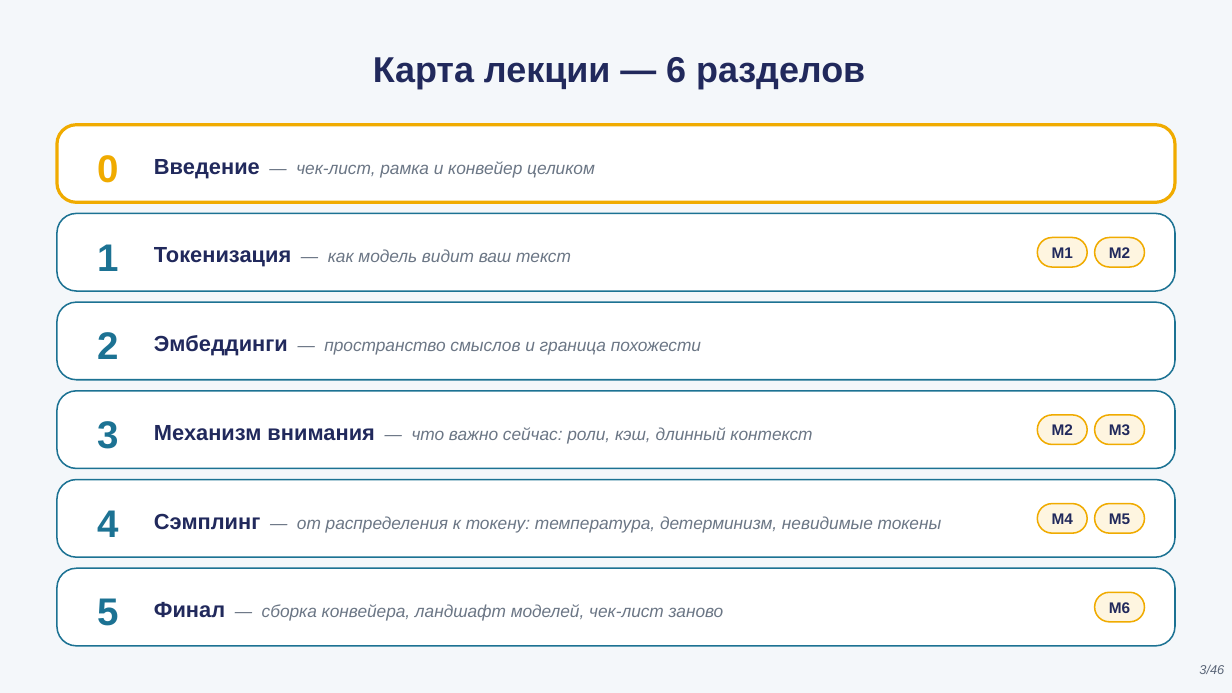
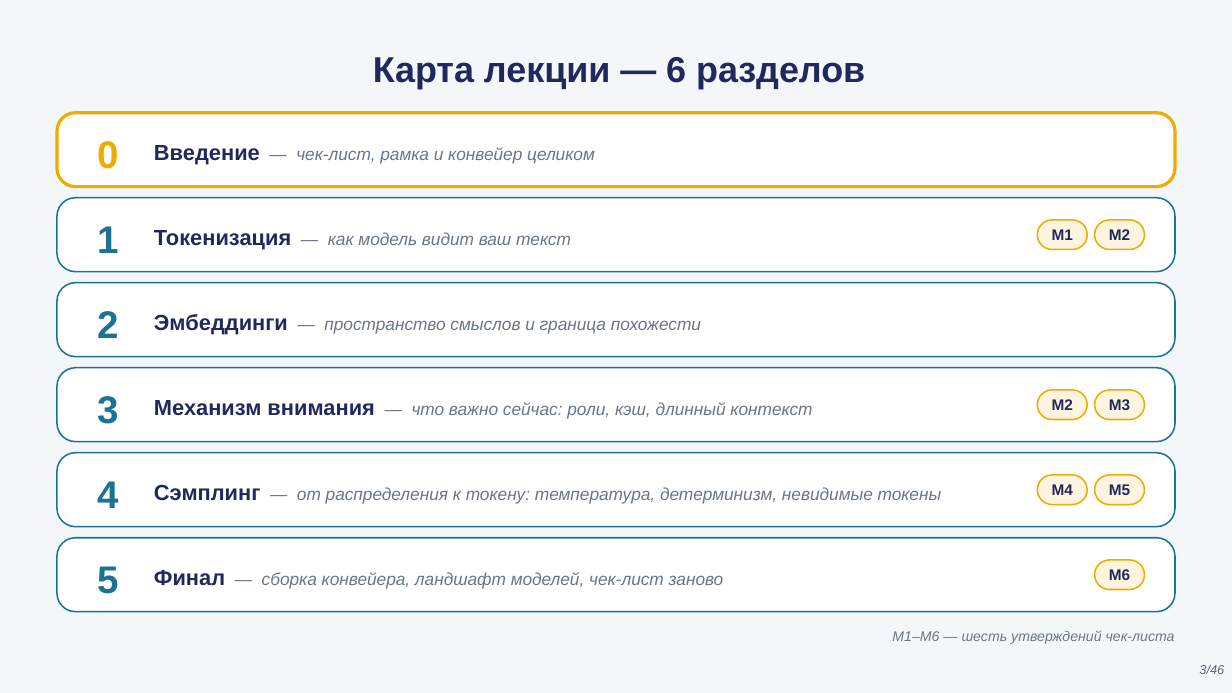
Before and after one commit to tellina-study/AI-usage-lessons, a slide deck: slide 3 of library/lectures/lec-02/rendered/lec-02.pptx. Drawn at 1232x693 pixels with LibreOffice and Linux fonts; fonts in the diff are those of the drawing. Boxes give left, top, right and bottom in pixels: in the first picture for what was removed or moved away, otherwise in the second. Text is boxed around its words. In the diff, an @@ line names an element or a change of style, - is before the commit and + after.

```diff
--- a/library/lectures/lec-02/rendered/lec-02.pptx
+++ b/library/lectures/lec-02/rendered/lec-02.pptx
@@ 2 texts, 1 rounded rectangle: place and size @@
-2 texts, 1 rounded rectangle at [57, 125, 1176, 202]
+2 texts, 1 rounded rectangle at [57, 113, 1176, 187]
@@ rounded rectangle: place and size @@
-rounded rectangle at [57, 213, 1176, 291]
+rounded rectangle at [57, 198, 1176, 272]
@@ text "1": place and size @@
-text "1" at [97, 244, 118, 271]
+text "1" at [97, 226, 118, 253]
@@ text "Токенизация — как модель видит ...": place and size @@
-text "Токенизация — как модель видит ..." at [154, 247, 571, 267]
+text "Токенизация — как модель видит ..." at [154, 230, 571, 250]
@@ rounded rectangle "M1": place and size @@
-rounded rectangle "M1" at [1038, 238, 1088, 267]
+rounded rectangle "M1" at [1038, 220, 1088, 250]
@@ rounded rectangle "M2": place and size @@
-rounded rectangle "M2" at [1095, 238, 1145, 267]
+rounded rectangle "M2" at [1095, 220, 1145, 250]
@@ rounded rectangle: place and size @@
-rounded rectangle at [57, 302, 1176, 380]
+rounded rectangle at [57, 283, 1176, 357]
@@ text "2": place and size @@
-text "2" at [97, 332, 118, 359]
+text "2" at [97, 311, 118, 338]
@@ text "Эмбеддинги — пространство смыслов и ...": place and size @@
-text "Эмбеддинги — пространство смыслов и ..." at [154, 335, 701, 356]
+text "Эмбеддинги — пространство смыслов и ..." at [154, 314, 701, 335]
@@ rounded rectangle: place and size @@
-rounded rectangle at [57, 391, 1176, 469]
+rounded rectangle at [57, 368, 1176, 442]
@@ text "3": place and size @@
-text "3" at [97, 421, 118, 449]
+text "3" at [97, 396, 118, 424]
@@ text "Механизм внимания — что важно ...": place and size @@
-text "Механизм внимания — что важно ..." at [154, 425, 812, 444]
+text "Механизм внимания — что важно ..." at [154, 400, 812, 419]
@@ 3 rounded rectangles, 2 texts: place and size @@
-3 rounded rectangles, 2 texts at [57, 415, 1176, 557]
+3 rounded rectangles, 2 texts at [57, 390, 1176, 527]
@@ rounded rectangle: place and size @@
-rounded rectangle at [57, 568, 1176, 646]
+rounded rectangle at [57, 538, 1176, 612]
@@ text "5": place and size @@
-text "5" at [97, 598, 118, 626]
+text "5" at [97, 566, 118, 594]
@@ text "Финал — сборка конвейера, ландшафт ...": place and size @@
-text "Финал — сборка конвейера, ландшафт ..." at [154, 602, 724, 621]
+text "Финал — сборка конвейера, ландшафт ..." at [154, 570, 724, 589]
@@ 3 rounded rectangles: place and size @@
-3 rounded rectangles at [1038, 504, 1145, 622]
+3 rounded rectangles at [1038, 475, 1145, 590]
@@ text added at [892, 631, 1175, 644], 11 pt, text #6B7685, italic @@
+M1–M6 — шесть утверждений чек-листа
```
Also in this commit, not shown: 11 other slides changed, 22 other files.
